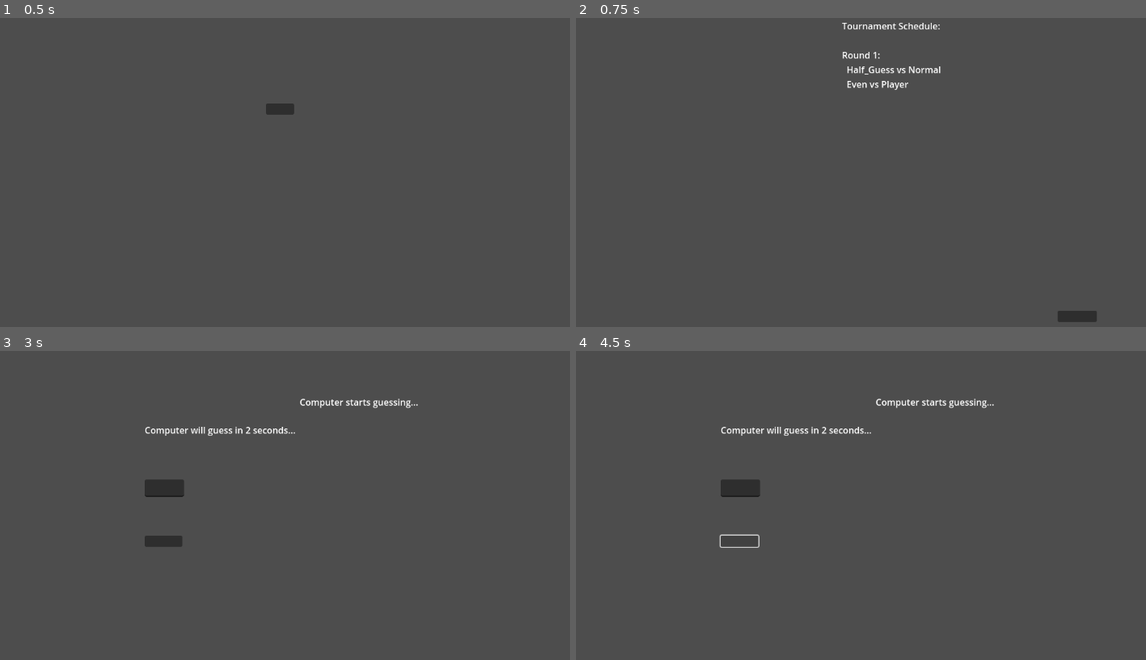
Above: before the commit, frames 1-4 (two rows, left to right).
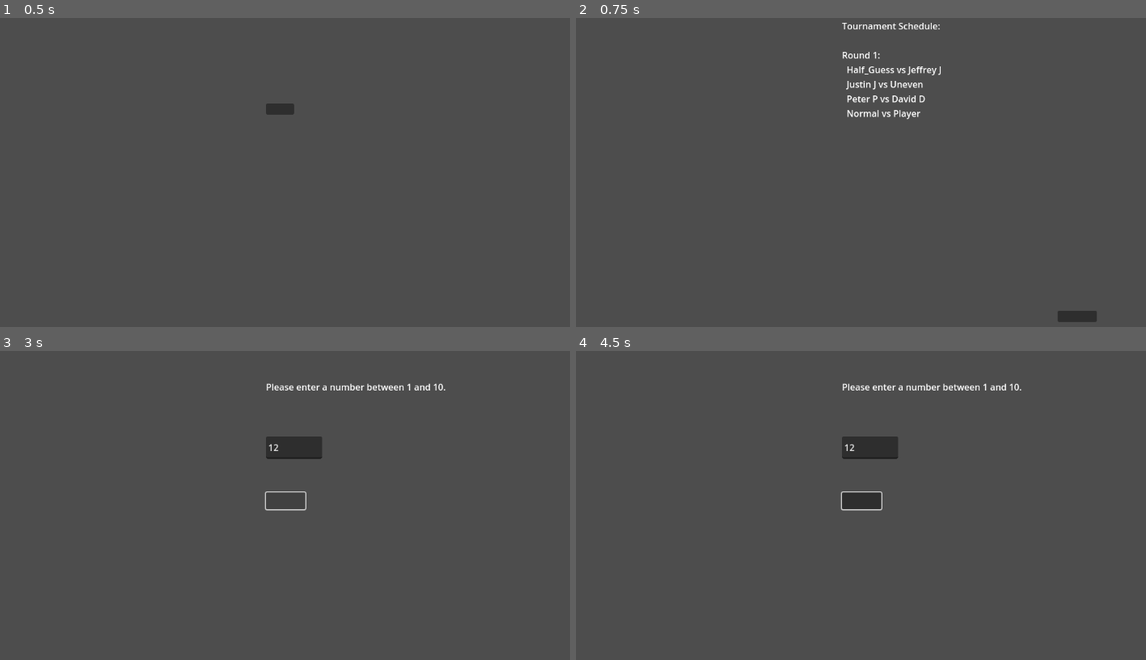
Above: after the commit, the same moments.

Repository: Quilfort/gameoff-2024
Game: Godot game, scene res://Scenes/after_battle.tscn
Same seed, same stepped clock (60 frames per second), same inputs: the game is played once before the commit and once after it. This scene is started directly instead of the project's main scene.
Inputs (mouse positions are in pixels of both pictures, inside the frame that each line leads up to):
- Up to frame 1 (0.5 s): no input
- Up to frame 2 (0.75 s): click (855, 107) at 0.5 s
- Up to frame 3 (3 s): click (501, 650) at 1.25 s; click (296, 446) at 2.02 s; type "12" at 2.1 s; click (285, 499) at 2.75 s
- Up to frame 4 (4.5 s): click (861, 499) at 3.52 s; click (741, 542) at 4.27 s

Frame 1 is identical in both runs. In frame 2, 0.6% of the frame differs, in the area x 47-64%, y 15-33%; in frame 3, 2.3%; in frame 4, 2.5%, in the area x 25-79%, y 10-64%.
Error before the commit: Invalid access of index '0' on a base object of type: 'Array'. (res://Scripts/after_battle.gd:32)
Error after the commit: Invalid access to property or key 'winner' on a base object of type 'Array'. (res://Scripts/after_battle.gd:82)

Commit message:
Simulate Comp when player is defeated

Diff:
--- a/game-off-2024/Scripts/Singleton/computer_data.gd
+++ b/game-off-2024/Scripts/Singleton/computer_data.gd
@@ -24,6 +24,37 @@
 	"computer_strategy": "half_guess"
 }
 
+var penny = {
+	"id": 5,
+	"name": "Penny P",
+	"computer_strategy": "default"
+}
+
+var david = {
+	"id": 6,
+	"name": "David D",
+	"computer_strategy": "default"
+}
+
+var jeffrey = {
+	"id": 7,
+	"name": "Jeffrey J",
+	"computer_strategy": "default"
+}
+
+var justin = {
+	"id": 8,
+	"name": "Justin J",
+	"computer_strategy": "default"
+}
+
+var peter = {
+	"id": 9,
+	"name": "Peter P",
+	"computer_strategy": "default"
+}
+
+
 # Function to dynamically return all computer data as a list
 func get_all_computers():
 	var computers = []
--- a/game-off-2024/Scripts/Singleton/game_data.gd
+++ b/game-off-2024/Scripts/Singleton/game_data.gd
@@ -1,8 +1,9 @@
 extends Node
 
 #Settings
-var MAX_NUMBER = 500
-var MAX_PLAYERS = 4
+var MAX_NUMBER = 10
+# Should always be a power of 2 (2, 4, 8, 16 etc.)
+var MAX_PLAYERS = 8
 
 # Tournament
 var DRAFT_COMPLETED = false
--- a/game-off-2024/Scripts/after_battle.gd
+++ b/game-off-2024/Scripts/after_battle.gd
@@ -1,8 +1,11 @@
 extends Node2D
 
+#Bool for the computer games
+var continue_game = true
+
 func _ready():
+	display_round_result()
 	update_other_match_in_round()
-	display_round_result()
 
 # Update Logic for next matches
 func update_other_match_in_round():
@@ -21,6 +24,15 @@
 		print("Winner:", winner.name)
 		BattleData.battle_winners.append(winner)
 
+	print("Battle Winners:", BattleData.battle_winners)
+
+	if is_player_still_in_winners():
+		player_not_eliminated()
+	else:
+		player_eliminated()
+
+func player_not_eliminated():
+	print("Player is still in the winners!")
 	# Generate the next round pairings
 	var next_round = create_duos(BattleData.battle_winners)
 	# Update tournament matches with the new round
@@ -32,10 +44,46 @@
 		GameData.tournament_champion = BattleData.battle_winners[0]
 		print("CHAMPIONS: \n", GameData.tournament_champion)
 
+func player_eliminated():
+	print("Player has been eliminated.")
+	if continue_game:
+		while BattleData.battle_winners.size() > 1:  # Continue until there's only one winner
+			print("Simulating computer matches...")
+
+			# Generate the next round pairings from the current winners
+			var next_round = create_duos(BattleData.battle_winners)
+
+			# Reset the battle winners for the new round
+			reset_battle_data()
+
+			# Simulate the matches for the next round
+			for pairing in next_round:
+				print("Computer vs Computer")
+				var winner = null
+
+				# Determine the winner using a random coin flip
+				if randi() % 2 == 0:
+					winner = pairing.team1  # team1 wins
+				else:
+					winner = pairing.team2  # team2 wins
+
+				print("Winner:", winner.name)
+				BattleData.battle_winners.append(winner)
+
+			# Update the tournament matches and next matches
+			GameData.tournament_matches.append(next_round)
+			GameData.next_matches = next_round
+
+		# Declare the champion
+		GameData.tournament_champion = BattleData.battle_winners[0]
+		print("CHAMPION: \n", GameData.tournament_champion.name)
+
 func display_round_result():
 	$BattleResultLabel.text = BattleData.battle_history.winner.name + " wins!"
-	# print("Updated Tournament Matches:", GameData.tournament_matches)
-	# print("Next Matches:", GameData.next_matches)
+	#if is_player_still_in_winners():
+		#$BattleResultLabel.text = BattleData.battle_history.winner.name + " wins!"
+	#else:
+		#$BattleResultLabel.text = "Test Name"
 
 func _on_continue_button_pressed() -> void:
 	reset_battle_data()
@@ -62,3 +110,6 @@
 		if i + 1 < participants.size():
 			pairings.append({"team1": participants[i], "team2": participants[i + 1]})
 	return pairings
+
+func is_player_still_in_winners() -> bool:
+	return PlayerData.player in BattleData.battle_winners
--- a/game-off-2024/Scripts/battle.gd
+++ b/game-off-2024/Scripts/battle.gd
@@ -49,7 +49,8 @@
 
 func setup_game():
 	computer_number = randi() % MAX_NUMBER + 1
-	print(computer_number)
+	print("Computer Number:\t:",computer_number)
+	print("Player Number:\t",BattleData.player_number)
 	player_attempts = 0
 	computer_attempts = 0
 	computer_timer = 0
@@ -70,8 +71,6 @@
 	$PlayerHistoryLabel.text = ""
 	$ComputerHistoryLabel.text = ""
 	$GuessInput.clear()
-	print("Computer Name: ", computer_name )
-	print("Strategy: ", computer_strategy )
 	which_player_starts()
 
 
--- a/game-off-2024/Scripts/tournament_schema.gd
+++ b/game-off-2024/Scripts/tournament_schema.gd
@@ -51,8 +51,6 @@
 	var pairings = create_duos_draft(participants)
 	GameData.tournament_matches = [pairings]
 	GameData.next_matches = pairings
-	# print("Full Matches")
-	# print(GameData.tournament_matches)
 
 	# Display the pairings in the TournamentScheduleLabel
 	display_schedule()
